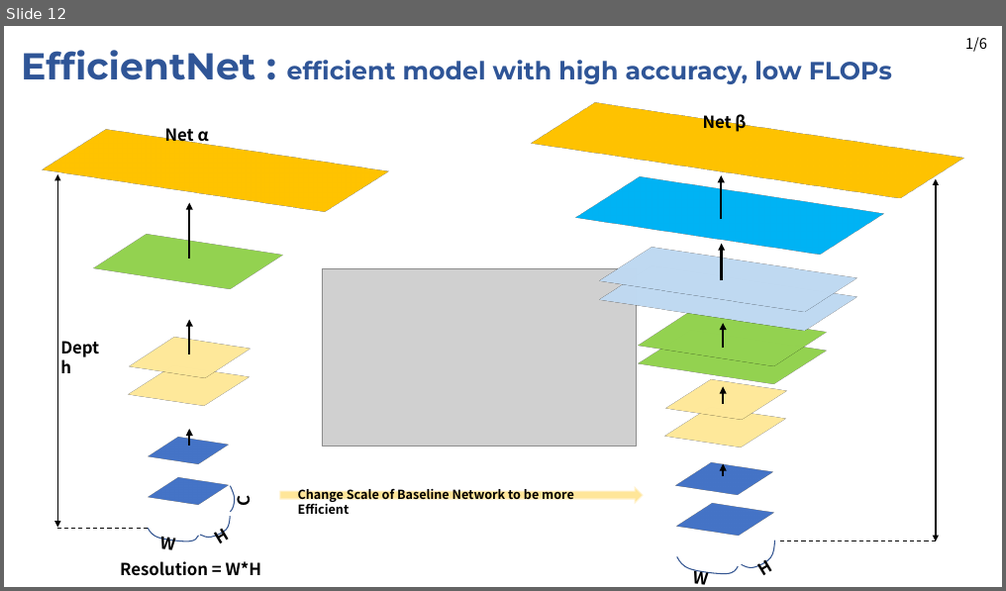
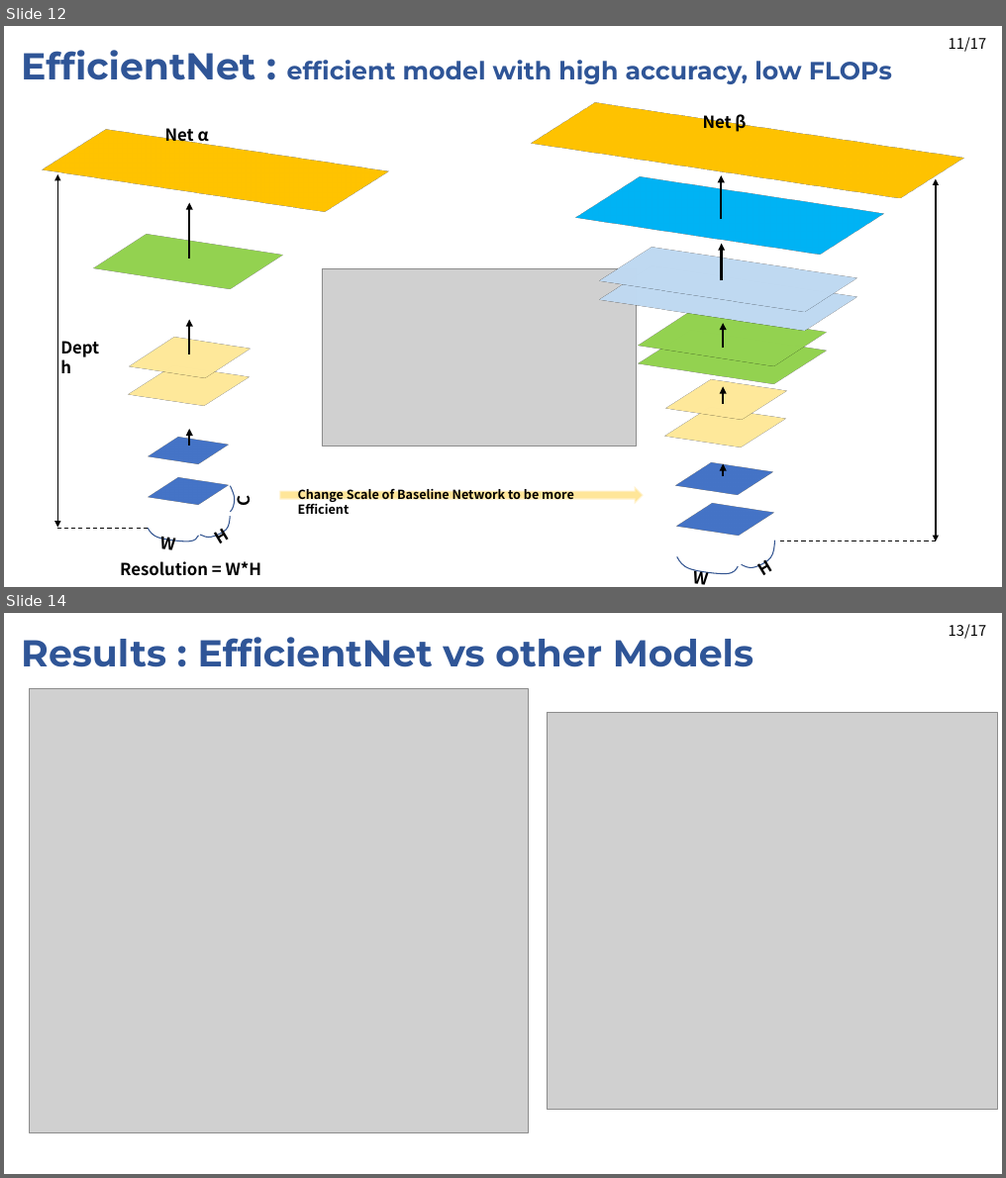
Before and after one commit to JaeHyung-Jung/Seminar_Deeplearning, a slide deck: 2nd_week/Seminar_2nd_week_1Stage.pptx. Shown one above the other, each under a label of ours: slide 12 before the commit, slides 12 and 14 after it; the slides between them are not shown. The pictures are 1006x591 and 1006x1178 pixels, drawn with LibreOffice and Linux fonts; fonts in the diff are those of the drawing; grey boxes stand for pictures. Boxes give left, top, right and bottom in pixels: in the first picture for what was removed or moved away, otherwise in the second. Text is boxed around its words. In the diff, an @@ line names an element or a change of style, - is before the commit and + after.

```diff
--- a/2nd_week/Seminar_2nd_week_1Stage.pptx
+++ b/2nd_week/Seminar_2nd_week_1Stage.pptx
@@ slide 14 added at bbox=[4, 613, 1002, 1174], background #FFFFFF @@
@@ text added at bbox=[21, 637, 753, 667], 36 pt, text #2F5597, bold @@
+Results : EfficientNet vs other Models
@@ text added at bbox=[948, 624, 986, 639], 14 pt, text #000000 @@
+13/17
@@ picture added at bbox=[30, 688, 528, 1134] @@
@@ picture added at bbox=[547, 712, 997, 1109] @@
@@ slide 12 changed as well @@
@@ text added at bbox=[948, 37, 986, 52], 14 pt, text #000000 @@
+11/17
@@ text removed at bbox=[965, 37, 987, 52] @@
-1/6
```
Also in this commit, not shown: 12 other slides changed, 4 other slides added, 2 slides removed.
